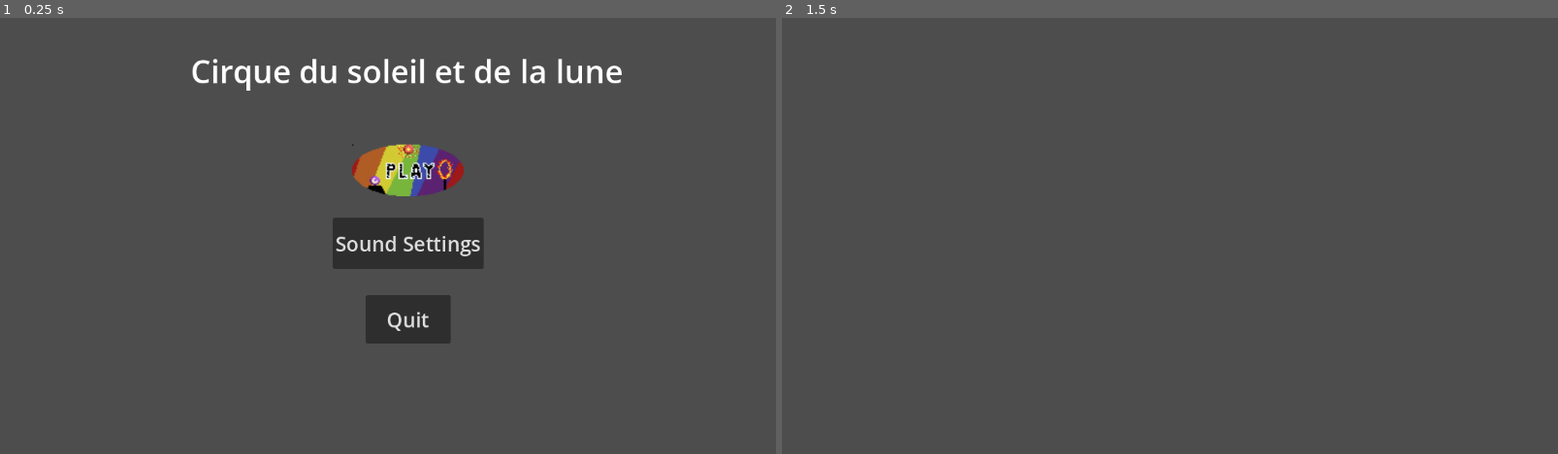
Above: before the commit, frames 1-2 (left to right).
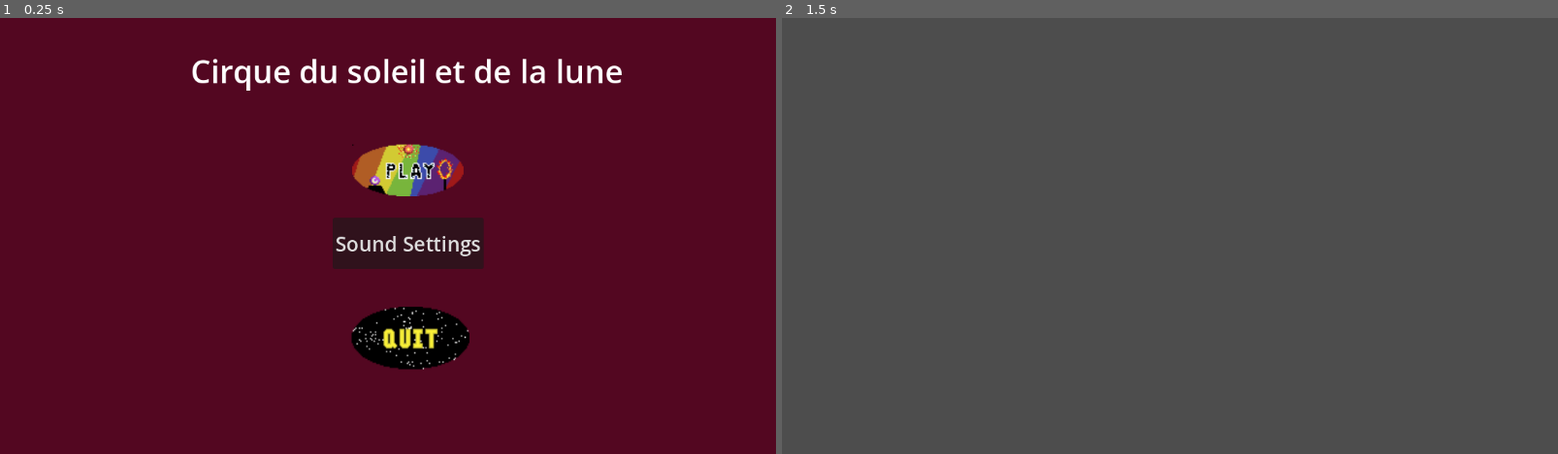
Above: after the commit, the same moments.

Repository: JasonJ13/CircusSunMoon
Game: Godot game, scene res://Scene/APP/app.tscn
The game is run twice, just before and just after one commit, with the same random seed, the same clock (stepped at 60 frames per second) and the same inputs.
Inputs (mouse positions are in pixels of both pictures, inside the frame that each line leads up to):
- Up to frame 1 (0.25 s): no input
- Up to frame 2 (1.5 s): click (1193, 170) at 0.5 s; tap Enter at 1.25 s; move the mouse to (1340, 214) at 1.27 s

The runs differ from the first frame. In frame 1, 97% of the frame differs, in the area x 0-100%, y 0-100%; in frame 2, nothing differs.

Commit message:
Added quit background

Diff:
--- a/Scene/MainMenu/MainMenu.tscn
+++ b/Scene/MainMenu/MainMenu.tscn
@@ -1,11 +1,14 @@
 [gd_scene format=3 uid="uid://rnupwuqu6c8n"]
 
 [ext_resource type="Script" uid="uid://cvmlmm6unx76t" path="res://Script/MainMenu/main_menu.gd" id="1_lck82"]
+[ext_resource type="Texture2D" uid="uid://c1rfm62r7nq75" path="res://Asset/Images/astuce.png" id="2_10548"]
 [ext_resource type="PackedScene" uid="uid://0p2t77b6t20r" path="res://Scene/MainMenu/sound_setting.tscn" id="2_b4s8y"]
 [ext_resource type="Texture2D" uid="uid://bkpbpt2g4gsft" path="res://Asset/pixel/Play_button_hover.png" id="2_svdxt"]
 [ext_resource type="AudioStream" uid="uid://qk8c5a5m1sp" path="res://Asset/SFX/Spooky flotes.wav" id="3_f0l23"]
 [ext_resource type="Texture2D" uid="uid://32p5bwg73sqj" path="res://Asset/pixel/Play_button.png" id="3_y882m"]
 [ext_resource type="Script" uid="uid://dkckssw4r8od4" path="res://Script/MainMenu/spooky_flotes.gd" id="4_bqsmv"]
+[ext_resource type="Texture2D" uid="uid://cbhp5dy2puluy" path="res://Asset/pixel/Quit_button.png" id="4_uw2h6"]
+[ext_resource type="Texture2D" uid="uid://dej5smm2rcknu" path="res://Asset/pixel/Quit_button_hover.png" id="5_10548"]
 
 [sub_resource type="LabelSettings" id="LabelSettings_o12uj"]
 font_size = 47
@@ -18,6 +21,14 @@
 grow_horizontal = 2
 grow_vertical = 2
 script = ExtResource("1_lck82")
+
+[node name="TextureRect" type="TextureRect" parent="." unique_id=1567190892]
+layout_mode = 0
+offset_left = -14.0
+offset_top = -11.0
+offset_right = 1512.0
+offset_bottom = 731.0
+texture = ExtResource("2_10548")
 
 [node name="Label" type="Label" parent="." unique_id=624498139]
 layout_mode = 0
@@ -38,16 +49,6 @@
 texture_hover = ExtResource("3_y882m")
 stretch_mode = 0
 
-[node name="PlayButton" type="Button" parent="." unique_id=364789616]
-visible = false
-layout_mode = 0
-offset_left = 527.0
-offset_top = 164.0
-offset_right = 690.0
-offset_bottom = 225.0
-theme_override_font_sizes/font_size = 30
-icon = ExtResource("3_y882m")
-
 [node name="SoundSettingButton" type="Button" parent="." unique_id=1260568817]
 layout_mode = 0
 offset_left = 494.0
@@ -57,14 +58,15 @@
 theme_override_font_sizes/font_size = 30
 text = "Sound Settings"
 
-[node name="QuitButton" type="Button" parent="." unique_id=585952680]
+[node name="QuitButon" type="TextureButton" parent="." unique_id=861990744]
 layout_mode = 0
-offset_left = 543.0
-offset_top = 412.0
-offset_right = 669.0
-offset_bottom = 484.0
-theme_override_font_sizes/font_size = 30
-text = "Quit"
+offset_left = 522.0
+offset_top = 429.0
+offset_right = 697.0
+offset_bottom = 522.0
+texture_normal = ExtResource("4_uw2h6")
+texture_hover = ExtResource("5_10548")
+stretch_mode = 0
 
 [node name="SoundSetting" parent="." unique_id=2041703280 instance=ExtResource("2_b4s8y")]
 visible = false
@@ -82,6 +84,5 @@
 
 [connection signal="on_play" from="." to="SpookyFlotes" method="_on_main_menu_on_play"]
 [connection signal="pressed" from="PlayButon" to="." method="_on_play_buton_pressed"]
-[connection signal="pressed" from="PlayButton" to="." method="_on_play_button_pressed"]
 [connection signal="pressed" from="SoundSettingButton" to="SoundSetting" method="_on_sound_setting_button_pressed"]
-[connection signal="pressed" from="QuitButton" to="." method="_on_quit_button_pressed"]
+[connection signal="pressed" from="QuitButon" to="." method="_on_quit_buton_pressed"]
--- a/Script/MainMenu/main_menu.gd
+++ b/Script/MainMenu/main_menu.gd
@@ -10,10 +10,6 @@
 # Internal Signals
 # ------------------
 
-func _on_quit_button_pressed() -> void:
-	on_quit.emit()
-
-
 func _on_play_button_pressed() -> void:
 	visible = false
 	on_play.emit()
@@ -22,3 +18,7 @@
 func _on_play_buton_pressed() -> void:
 	visible = false
 	on_play.emit()
+
+
+func _on_quit_buton_pressed() -> void:
+	on_quit.emit()
Binary file added: Asset/Images/astuce.png
Not shown, added: Asset/Images/astuce.png.import
